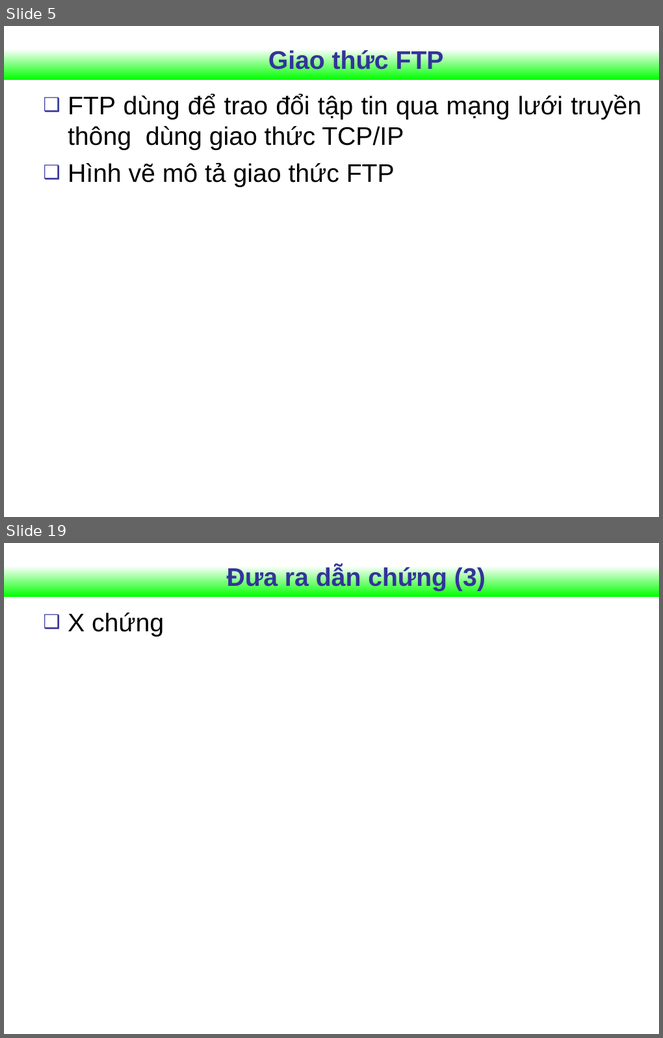
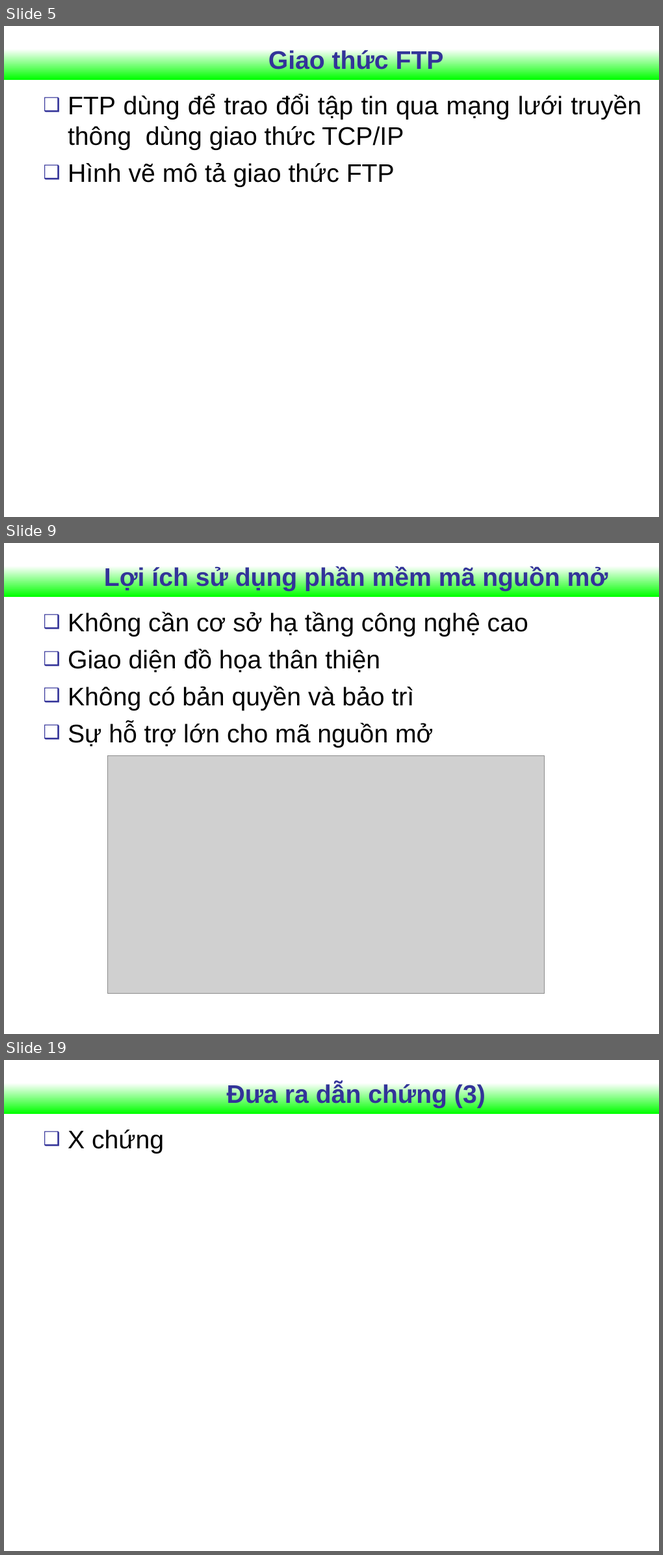
Before and after one commit to Vunb/luanvantotnghiephakhue, a slide deck: Document_luanvan/Slide_Khue.ppt. Shown one above the other, each under a label of ours: slides 5 and 19 before the commit, slides 5, 9 and 19 after it; the slides between them are not shown. The pictures are 663x1038 and 663x1555 pixels, drawn with LibreOffice and Linux fonts; fonts in the diff are those of the drawing; grey boxes stand for pictures; background and template pictures are left out. Boxes give left, top, right and bottom in pixels: in the first picture for what was removed or moved away, otherwise in the second. Text is boxed around its words. In the diff, an @@ line names an element or a change of style, - is before the commit and + after.

```diff
--- a/Document_luanvan/Slide_Khue.ppt
+++ b/Document_luanvan/Slide_Khue.ppt
@@ slide 9 added at box(4, 543, 659, 1034), background #FFFFFF; not listed: 1 template element that a slide beside it also shows @@
@@ title added at box(104, 566, 608, 591), 28 pt, text #333399, bold @@
+Lợi ích sử dụng phần mềm mã nguồn mở
@@ text added at box(68, 612, 529, 748), 28 pt, text #000000 @@
+❑ Không cần cơ sở hạ tầng công nghệ cao
+❑ Giao diện đồ họa thân thiện
+❑ Không có bản quyền và bảo trì
+❑ Sự hỗ trợ lớn cho mã nguồn mở
@@ picture added at box(107, 756, 545, 994) @@
```
Also in this commit, not shown: 5 slides changed, 7 other slides added, 8 slides removed.
